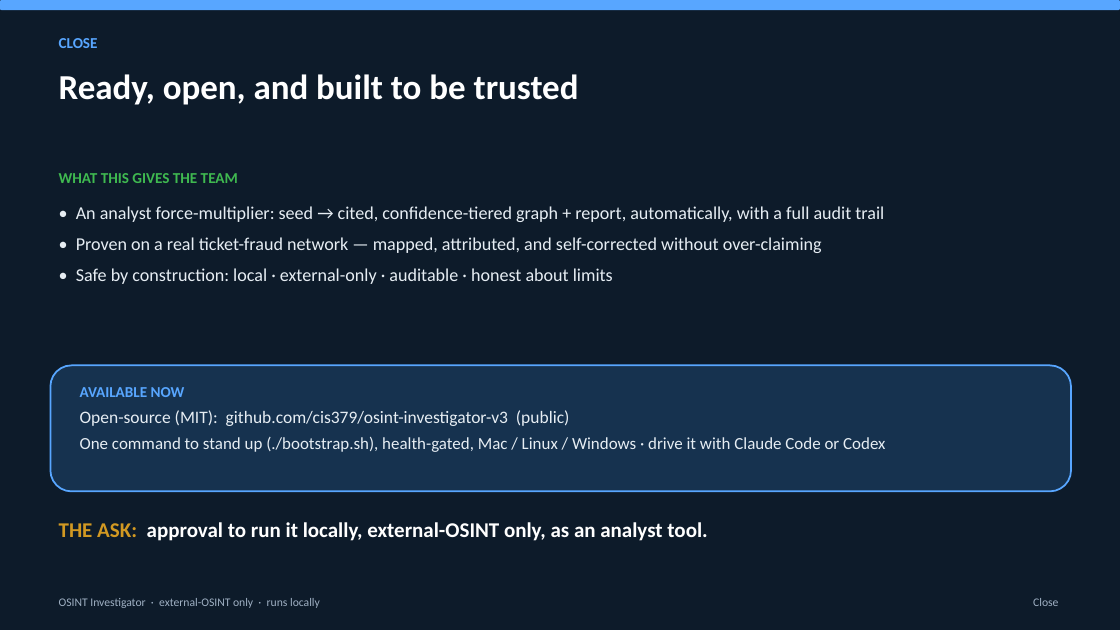
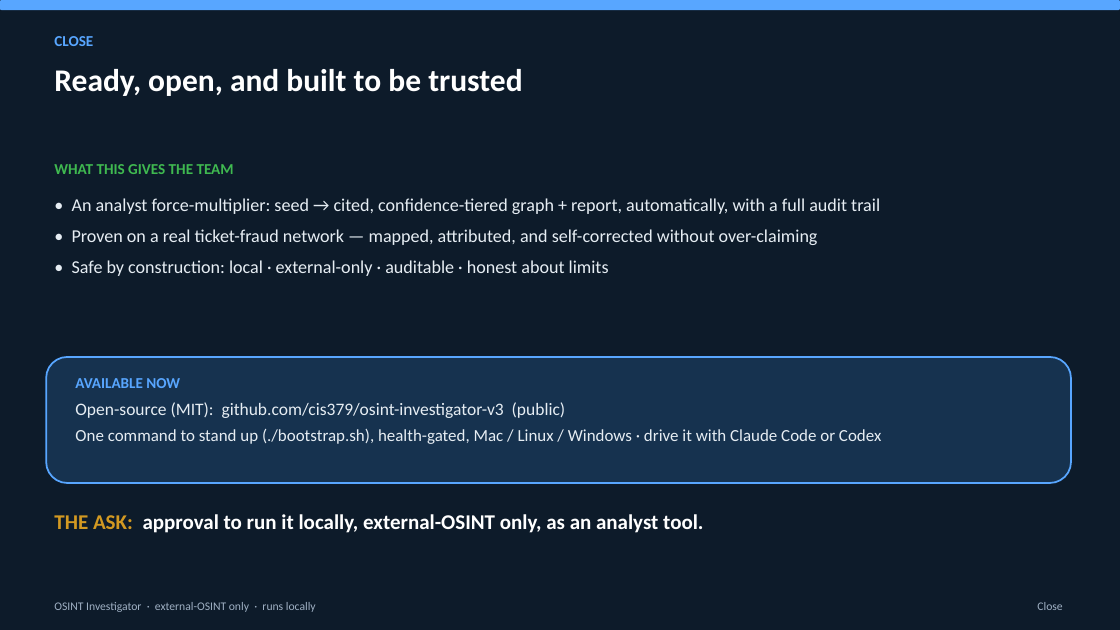
Before and after one commit to cis379/osint-investigator-v3, a slide deck: slide 12 of deck/osint-brief.pptx (slide 10 before the commit). Drawn at 1120x630 pixels with LibreOffice and Linux fonts; fonts in the diff are those of the drawing. Boxes give left, top, right and bottom in pixels: in the first picture for what was removed or moved away, otherwise in the second. Text is boxed around its words. In the diff, an @@ line names an element or a change of style, - is before the commit and + after.

```diff
--- a/deck/osint-brief.pptx
+++ b/deck/osint-brief.pptx
@@ text "CLOSE": place and size @@
-text "CLOSE" at [59,38,98,48]
+text "CLOSE" at [54,36,93,46]
@@ text "Ready, open, and built to ..." at [54,69,522,96]: size 30 to 27 pt @@
@@ text "WHAT THIS GIVES THE TEAM": place and size @@
-text "WHAT THIS GIVES THE TEAM" at [59,173,238,183]
+text "WHAT THIS GIVES THE TEAM" at [54,164,234,174]
@@ text "• An analyst force-multiplier: seed ...": place and size @@
-text "• An analyst force-multiplier: seed ..." at [76,206,884,284]
+text "• An analyst force-multiplier: seed ..." at [72,198,880,276]
@@ rounded rectangle: place and size @@
-rounded rectangle at [50,365,1071,492]
+rounded rectangle at [46,357,1071,483]
@@ text "AVAILABLE NOW": place and size @@
-text "AVAILABLE NOW" at [80,387,885,452]
+text "AVAILABLE NOW" at [75,378,881,444]
@@ text "THE ASK: approval to run ...": place and size @@
-text "THE ASK: approval to run ..." at [59,522,707,541]
+text "THE ASK: approval to run ..." at [54,514,703,533]
@@ text "OSINT Investigator · external-OSINT only ...": place and size @@
-text "OSINT Investigator · external-OSINT only ..." at [59,598,320,608]
+text "OSINT Investigator · external-OSINT only ..." at [54,602,316,612]
@@ text "Close": place and size @@
-text "Close" at [1033,598,1058,606]
+text "Close" at [1037,602,1062,610]
```
Also in this commit, not shown: 8 other slides changed, 4 slides added, 1 slide removed, 6 other files.
